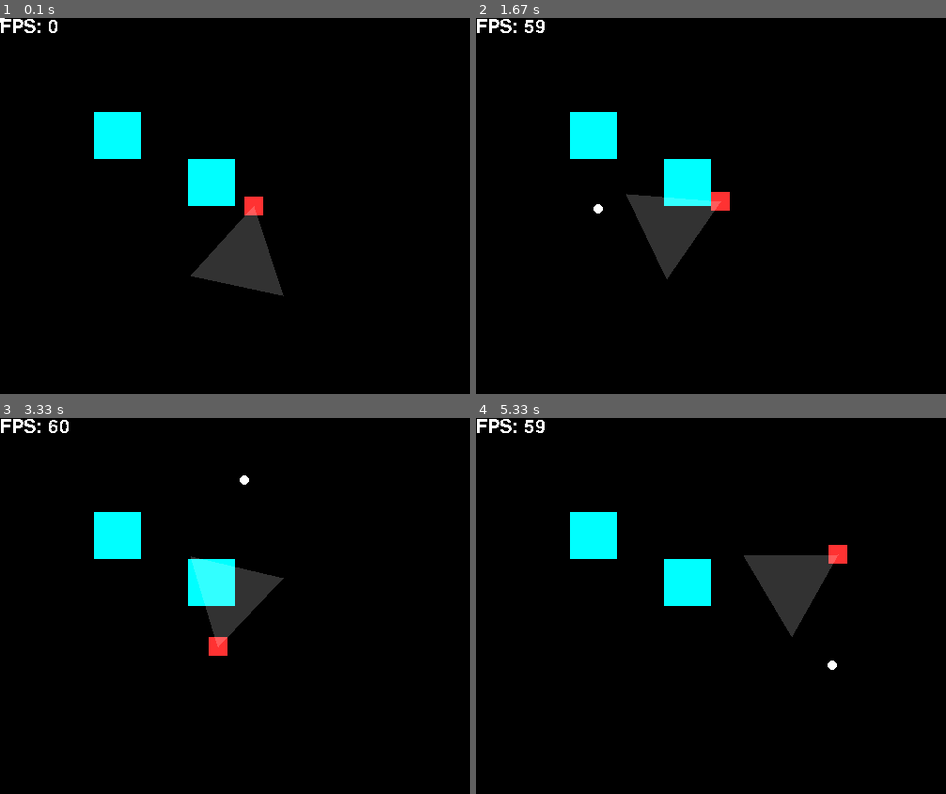
Above: before the commit, frames 1-4 (two rows, left to right).
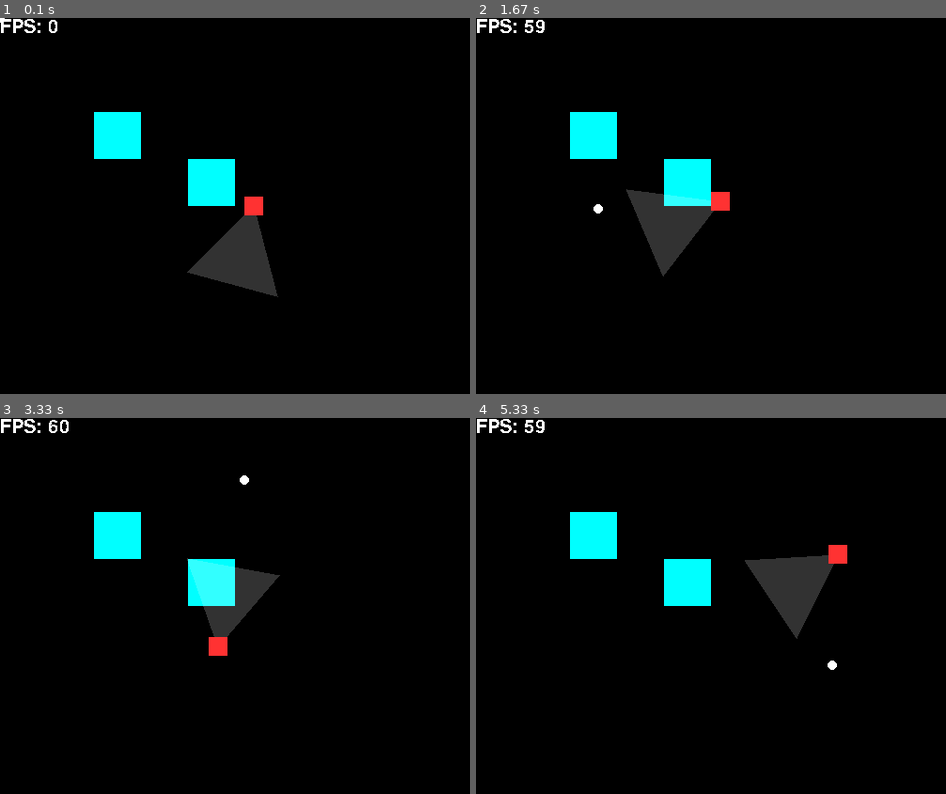
Above: after the commit, the same moments.

Repository: slalomsquid/2DShooter
Game: pygame game, started from main.py
Same seed, same stepped clock (60 frames per second), same inputs: the game is played once before the commit and once after it.
Inputs (mouse positions are in pixels of both pictures, inside the frame that each line leads up to):
- Up to frame 1 (0.1 s): no input
- Up to frame 2 (1.67 s): hold Right 0.33-0.8 s; move the mouse to (692, 221) at 0.37 s; hold Up 0.83-1.13 s; move the mouse to (861, 194) at 0.87 s; hold Right 1.17-1.63 s; move the mouse to (598, 209) at 1.2 s
- Up to frame 3 (3.33 s): hold Left 1.67-2.2 s; move the mouse to (89, 549) at 1.7 s; hold Down 2.23-2.53 s; move the mouse to (305, 474) at 2.27 s; hold Left 2.57-2.97 s; move the mouse to (291, 639) at 2.6 s; hold Up from 3 s (still down); move the mouse to (244, 478) at 3.03 s
- Up to frame 4 (5.33 s): release Up at 3.37 s; hold Right 3.4-4.03 s; move the mouse to (541, 594) at 3.43 s; hold Down 4.07-4.43 s; move the mouse to (715, 643) at 4.1 s; hold Left 4.47-4.93 s; move the mouse to (696, 542) at 4.5 s; hold Right from 4.97 s (still down); move the mouse to (833, 666) at 5 s

The runs differ from the first frame. In frame 1, 0.4% of the frame differs, in the area x 39-61%, y 50-75%; in frame 2, 0.3%; in frame 3, 0.3%; in frame 4, 0.4%.

Commit message:
Created constants.py and moved rendering to classes

Diff:
--- /dev/null
+++ b/constants.py
@@ -0,0 +1,19 @@
+# This file will not import anything except pygame, only imported by other classes
+import pygame
+
+FPS = 60
+WIDTH, HEIGHT = 500, 400
+ORIGIN = [WIDTH//2, HEIGHT//2]
+
+BLACK = (0, 0, 0)
+WHITE = (255, 255, 255)
+CYAN = (0, 255, 255)
+RED = (255, 0, 0)
+CREAM = (238, 222, 197)
+BLUE = (0, 0, 255)
+PURPLE = (255, 0, 255)
+GREEN = (0, 255, 0)
+NONE = (0, 0, 0)
+
+if __name__ == "__main__":
+    print("This is a utility file, not meant to be run directly")
--- a/enemy.py
+++ b/enemy.py
@@ -17,22 +17,10 @@
         self.health = 100
         self.view_distance = 100
 
-    def handle_held(self, keys, delta_time):
-        if "up" in keys:
-            # Multiply by dt to make 10 px / s
-            # player.y -= player.speed * delta_time
-            self.x, self.y = move_at_angle(np.array([self.x, self.y]), self.rotation, self.speed * delta_time)
-        if "down" in keys:
-            # self.y += self.speed * delta_time
-            self.x, self.y = move_at_angle(np.array([self.x, self.y]), self.rotation + 180, self.speed * delta_time)
-        if "left" in keys:
-            # self.x -= self.speed * delta_time
-            self.x, self.y = move_at_angle(np.array([self.x, self.y]), self.rotation - 90, self.speed * delta_time)
-        if "right" in keys:
-            # self.x += self.speed * delta_time
-            self.x, self.y = move_at_angle(np.array([self.x, self.y]), self.rotation + 90, self.speed * delta_time)
-
-    def handle_mouse(self, mouse_pos, mouse_rel, delta_time):
-        self.target_rotation = vector_to_angle(np.array(mouse_pos) - np.array([self.x, self.y]))
+    def process(self, mouse_pos, mouse_rel, player_pos, delta_time):
+        self.target_rotation = vector_to_angle(np.array(player_pos) - np.array([self.x, self.y]))
         self.rotation = move_towards_angle(self.rotation, self.target_rotation, self.max_rotation_speed * delta_time)
         # self.rotation = lerp_angle(self.rotation, self.target_rotation, delta_time*2)
+
+if __name__ == "__main__":
+    print("This is a utility file, not meant to be run directly")
--- a/keybinds.py
+++ b/keybinds.py
@@ -5,3 +5,6 @@
 down = (pygame.K_s, pygame.K_DOWN)
 left = (pygame.K_a, pygame.K_LEFT)
 right = (pygame.K_d, pygame.K_RIGHT)
+
+if __name__ == "__main__":
+    print("This is a utility file, not meant to be run directly")
--- a/main.py
+++ b/main.py
@@ -3,15 +3,12 @@
 import keybinds
 from player import Player
 from enemy import Enemy
+import constants
 
 pygame.init()
 clock = pygame.time.Clock()
-FPS = 60
 
-WIDTH, HEIGHT = 500, 400
-ORIGIN = [WIDTH//2, HEIGHT//2]
-
-screen = pygame.display.set_mode((WIDTH, HEIGHT))
+screen = pygame.display.set_mode((constants.WIDTH, constants.HEIGHT))
 pygame.display.set_caption("Platformer Example")
 
 class Block():
@@ -31,7 +28,7 @@
 
     enemies = [Enemy(300, 300, 20, 20)]
 
-    player = Player(ORIGIN[0]+20, ORIGIN[1], 20, 20)
+    player = Player(constants.ORIGIN[0]+20, constants.ORIGIN[1], 20, 20)
 
     mouse_pos = (0, 0)
     mouse_rel = (0, 0)
@@ -40,7 +37,7 @@
 
     while running:
 
-        delta_time = clock.tick(FPS) / 1000.0
+        delta_time = clock.tick(constants.FPS) / 1000.0
 
         # Pre frame logic
 
@@ -109,13 +106,7 @@
                     player.x, player.y = old_x, old_y
                     break
 
-        view_left = player.rotation - 30
-        view_right = player.rotation + 30
-
-        view_left_direction = angle_to_vector(view_left)
-        view_right_direction = angle_to_vector(view_right)
-
-        player.process(mouse_pos, mouse_rel, delta_time)
+        player_surface = player.process(mouse_pos, mouse_rel, delta_time)
 
         # Render logic
 
@@ -124,23 +115,10 @@
         for block in blocks:
             pygame.draw.rect(screen, block.color, (block.x, block.y, block.size_x, block.size_y))
 
-        pygame.draw.rect(screen, player.color, (player.x - player.size_x//2, player.y - player.size_y//2, player.size_x, player.size_y))
+        screen.blit(player_surface, (0, 0))
 
         pygame.draw.circle(screen, (255, 255, 255), mouse_pos, 5)
 
-        # Create temporary overlay to allow transparency
-        overlay = pygame.Surface((WIDTH, HEIGHT), pygame.SRCALPHA)
-
-        points = [
-            (player.x, player.y),
-            (player.x + view_left_direction[0]*player.view_distance, player.y + view_left_direction[1]*player.view_distance),
-            (player.x + view_right_direction[0]*player.view_distance, player.y + view_right_direction[1]*player.view_distance)
-        ]
-        pygame.draw.polygon(overlay, (255, 255, 255, 50), points)
-
-        # 3. Draw the temporary surface onto the main screen
-        screen.blit(overlay, (0, 0))
-
-        render_text(f"FPS: {int(clock.get_fps())}", (0, 0), WHITE, screen, size=30)
+        render_text(f"FPS: {int(clock.get_fps())}", (0, 0), constants.WHITE, screen, size=30)
 
         pygame.display.update()
--- a/player.py
+++ b/player.py
@@ -1,5 +1,6 @@
 import keybinds
 from pygameUtils import *
+import constants
 
 class Player():
     def __init__(self, x, y, size_x, size_y, color=(255, 50, 50), texture=None, speed=200):
@@ -48,3 +49,29 @@
         self.target_rotation = vector_to_angle(np.array(mouse_pos) - np.array([self.x, self.y]))
         self.rotation = move_towards_angle(self.rotation, self.target_rotation, self.max_rotation_speed * delta_time)
         # self.rotation = lerp_angle(self.rotation, self.target_rotation, delta_time*2)
+
+        view_left = self.rotation - 30
+        view_right = self.rotation + 30
+
+        view_left_direction = angle_to_vector(view_left)
+        view_right_direction = angle_to_vector(view_right)
+
+        # Create temporary overlay to allow transparency
+        surface = pygame.Surface((constants.WIDTH, constants.HEIGHT), pygame.SRCALPHA)
+
+        points = [
+            (self.x, self.y),
+            (self.x + view_left_direction[0]*self.view_distance, self.y + view_left_direction[1]*self.view_distance),
+            (self.x + view_right_direction[0]*self.view_distance, self.y + view_right_direction[1]*self.view_distance)
+        ]
+        pygame.draw.polygon(surface, (255, 255, 255, 50), points)
+
+        # 3. Draw the temporary surface onto the main screen
+        # surface.blit(surface, (0, 0))
+
+        pygame.draw.rect(surface, self.color, (self.x - self.size_x//2, self.y - self.size_y//2, self.size_x, self.size_y))
+
+        return surface
+
+if __name__ == "__main__":
+    print("This is a utility file, not meant to be run directly")
--- a/pygameUtils.py
+++ b/pygameUtils.py
@@ -1,19 +1,10 @@
 import pygame
 import numpy as np
+import constants
 
 pygame.init()
 
 font = pygame.font.SysFont("Arial", 40)
-
-BLACK = (0, 0, 0)
-WHITE = (255, 255, 255)
-CYAN = (0, 255, 255)
-RED = (255, 0, 0)
-CREAM = (238, 222, 197)
-BLUE = (0, 0, 255)
-PURPLE = (255, 0, 255)
-GREEN = (0, 255, 0)
-NONE = (0, 0, 0)
 
 def render_text(text, pos, color, canv, size=1, center=False, transparent=False):
     font_obj = pygame.font.SysFont(None, size)
@@ -40,7 +31,7 @@
     for cell in range(len(map)):
         for tile in range(len(map[cell])):
             if map[cell][tile] == 1:
-                pygame.draw.rect(canv, CYAN, (tile*cell_x, cell*cell_y, cell_x, cell_y))
+                pygame.draw.rect(canv, constants.CYAN, (tile*cell_x, cell*cell_y, cell_x, cell_y))
 
 def draw_alpha_line(color, alpha, start, end, width, canv):
     # Calculate height of the wall slice
@@ -151,3 +142,6 @@
     if to_dist < -max_distance_delta:
         return (current - max_distance_delta) % 360
     return target
+
+if __name__ == "__main__":
+    print("This is a utility file, not meant to be run directly")
